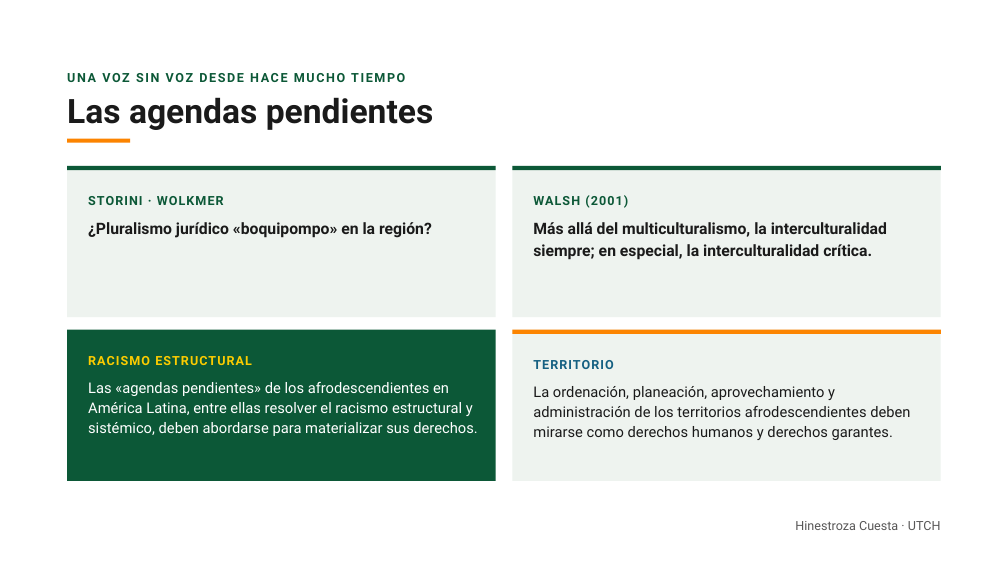
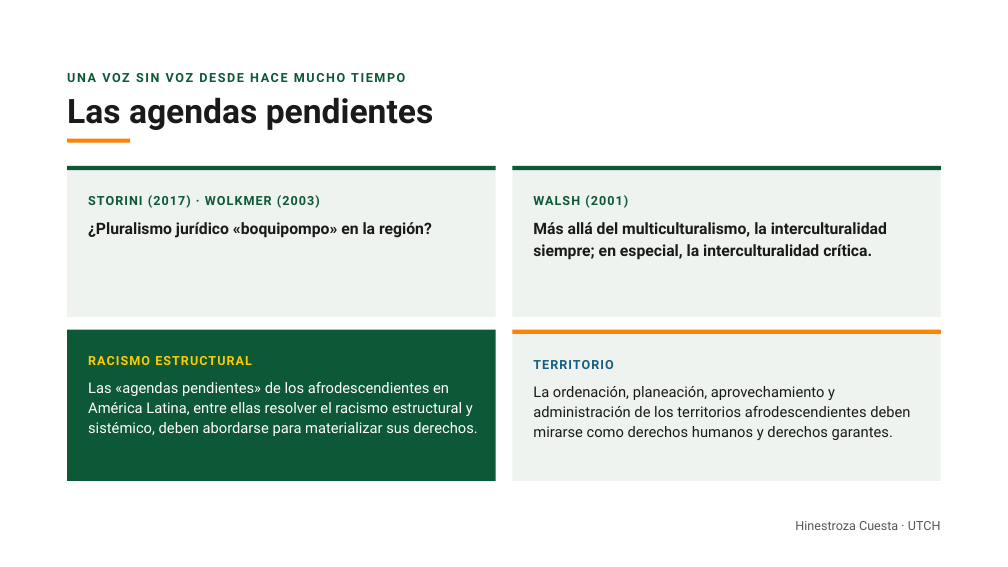
Before and after one commit to FRANK1808K/borrador, a slide deck: slide 8 of presentacion/La_bioculturalidad_con_transiciones.pptx. Drawn at 1008x567 pixels with LibreOffice and Linux fonts; fonts in the diff are those of the drawing. Boxes give left, top, right and bottom in pixels: in the first picture for what was removed or moved away, otherwise in the second. Text is boxed around its words. In the diff, an @@ line names an element or a change of style, - is before the commit and + after.

```diff
--- a/presentacion/La_bioculturalidad_con_transiciones.pptx
+++ b/presentacion/La_bioculturalidad_con_transiciones.pptx
@@ text at (88,195,320,208): text changed @@
-STORINI · WOLKMER
+STORINI (2017) · WOLKMER (2003)
```
